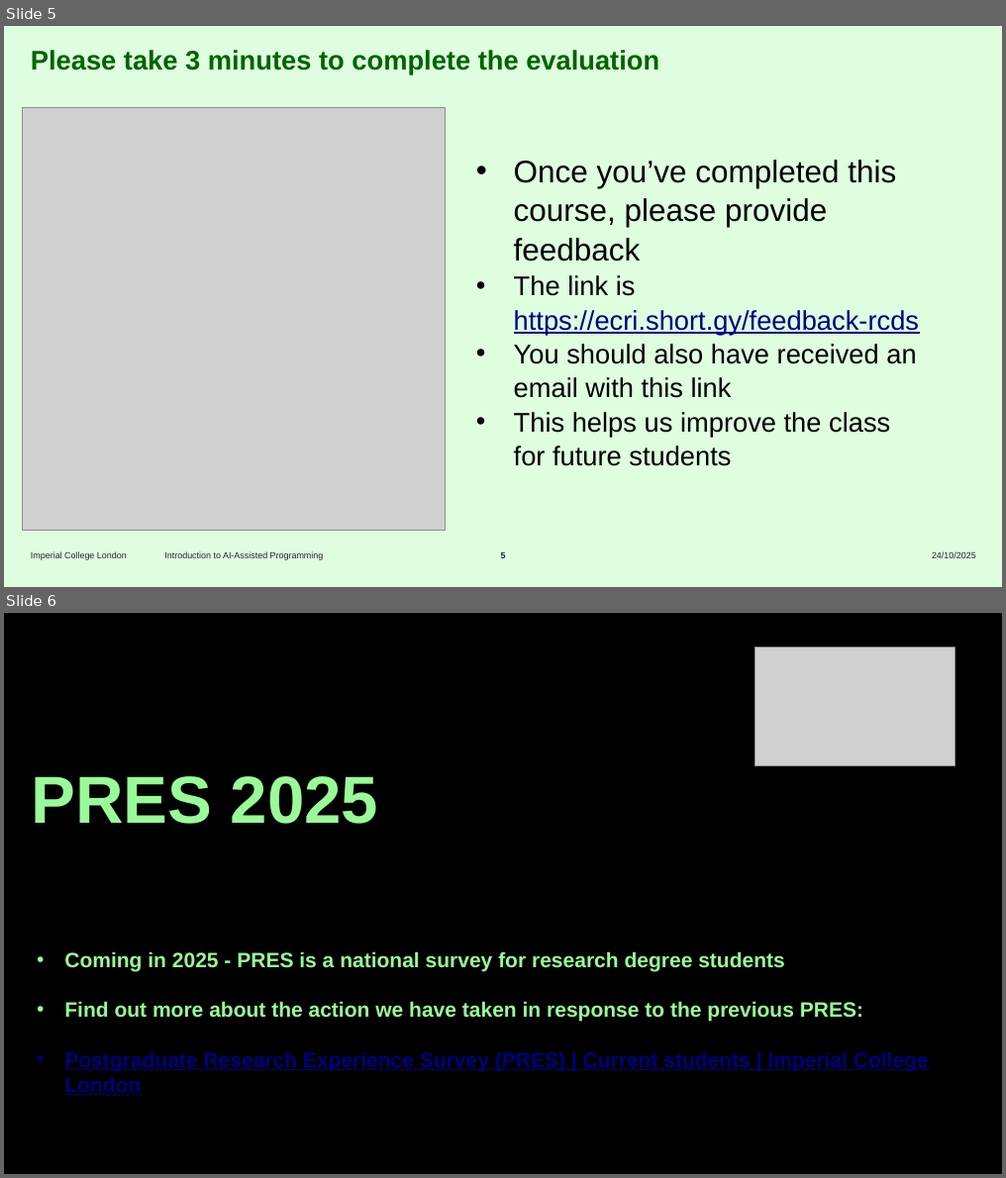
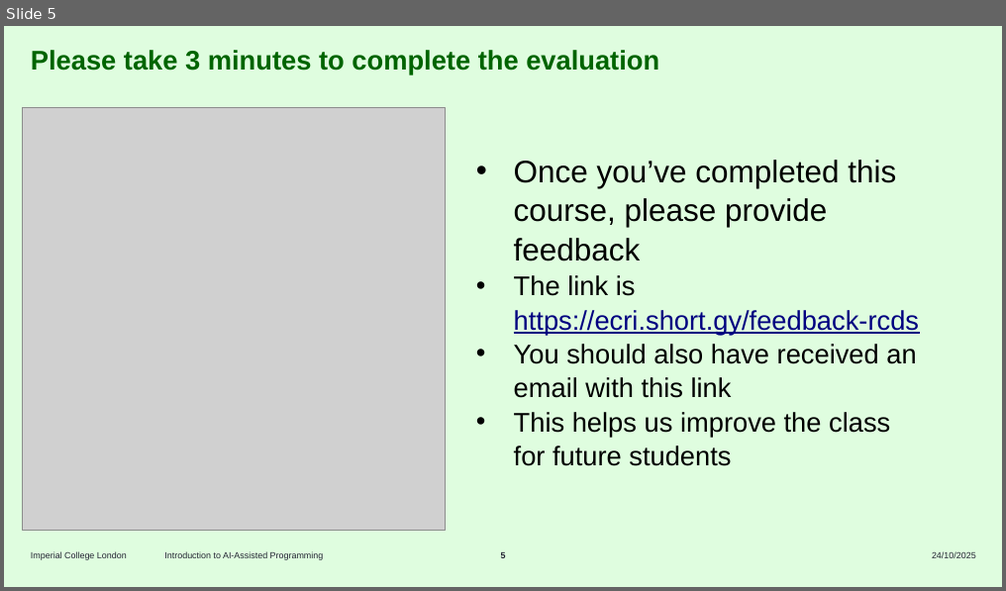
Before and after one commit to ImperialCollegeLondon/RCDS-introduction-to-AI-assisted-programming, a slide deck: Introduction to AI Assisted Programming Slides.pptx. Shown one above the other, each under a label of ours: slides 5 and 6 before the commit, slide 5 after it. The pictures are 1006x1178 and 1006x591 pixels, drawn with LibreOffice and Linux fonts; fonts in the diff are those of the drawing; grey boxes stand for pictures; background and template pictures are left out. Boxes give left, top, right and bottom in pixels: in the first picture for what was removed or moved away, otherwise in the second. Text is boxed around its words. In the diff, an @@ line names an element or a change of style, - is before the commit and + after.

Commit message:
Removed PRES slide

```diff
--- a/Introduction to AI Assisted Programming Slides.pptx
+++ b/Introduction to AI Assisted Programming Slides.pptx
@@ slide 6 removed at box(4, 613, 1002, 1174), background #000000 @@
@@ picture removed at box(754, 648, 955, 765) @@
@@ title removed at box(31, 776, 378, 824) @@
-PRES 2025
@@ text removed at box(64, 952, 929, 1095) @@
-• Coming in 2025 - PRES is a national survey for research degree students
-• Find out more about the action we have taken in response to the previous PRES:
-• Postgraduate Research Experience Survey (PRES) | Current students | Imperial College London
@@ text removed at box(31, 1094, 490, 1148) @@
-Presentation Title
-DD/MM/YYYY
```
